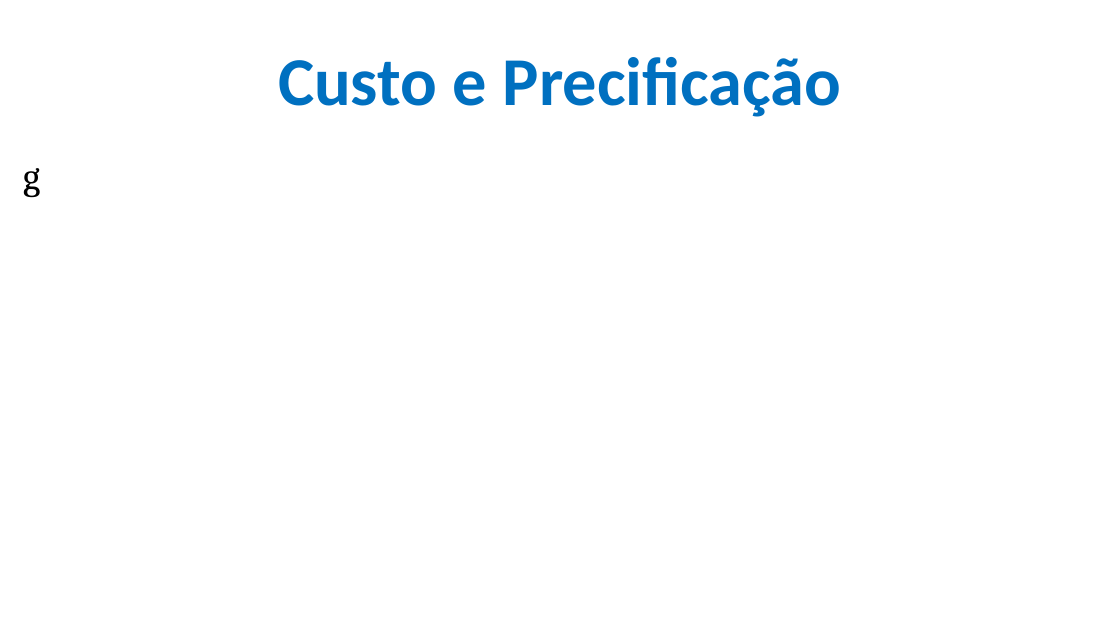
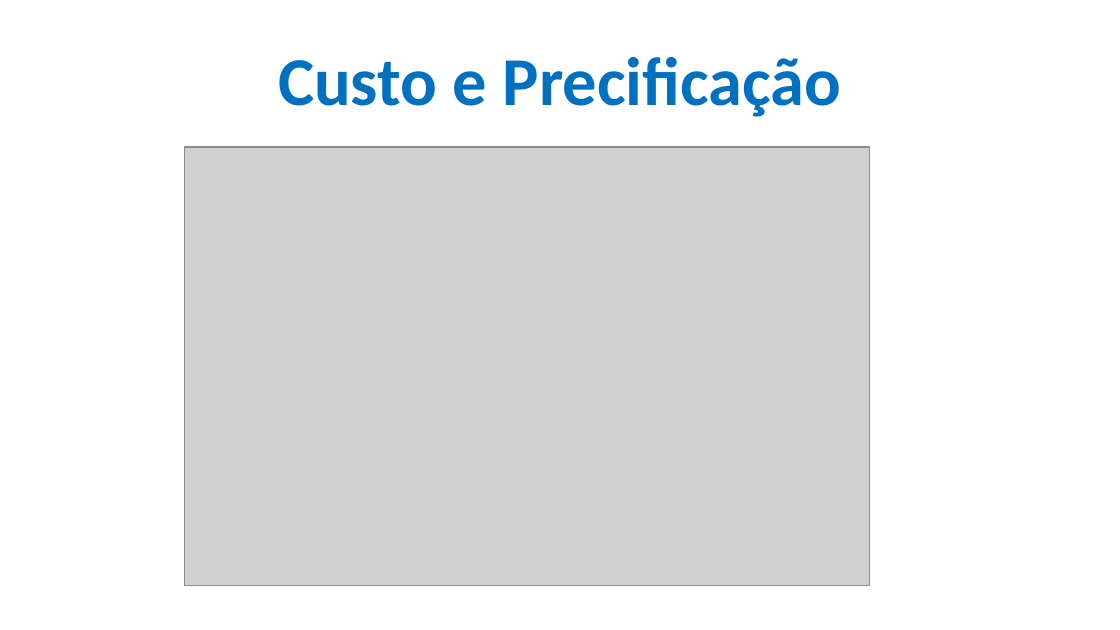
Before and after one commit to CloudEducationBrazil/WydenComputacaoNuvemWebServicesLinux, a slide deck: slide 11 of 01 Classes/Aula 05 - Computação em Nuvem e Web Services em Linux Bilhetagem.pptx (slide 4 before the commit). Drawn at 1120x630 pixels with LibreOffice and Linux fonts; fonts in the diff are those of the drawing; grey boxes stand for pictures; background and template pictures are left out. Boxes give left, top, right and bottom in pixels: in the first picture for what was removed or moved away, otherwise in the second. Text is boxed around its words. In the diff, an @@ line names an element or a change of style, - is before the commit and + after.

```diff
--- a/01 Classes/Aula 05 - Computação em Nuvem e Web Services em Linux Bilhetagem.pptx
+++ b/01 Classes/Aula 05 - Computação em Nuvem e Web Services em Linux Bilhetagem.pptx
@@ picture added at (185, 147, 869, 585) @@
@@ text removed at (23, 168, 40, 198) @@
-g
```
Also in this commit, not shown: 6 other slides changed, 14 slides added, 3 other files.
